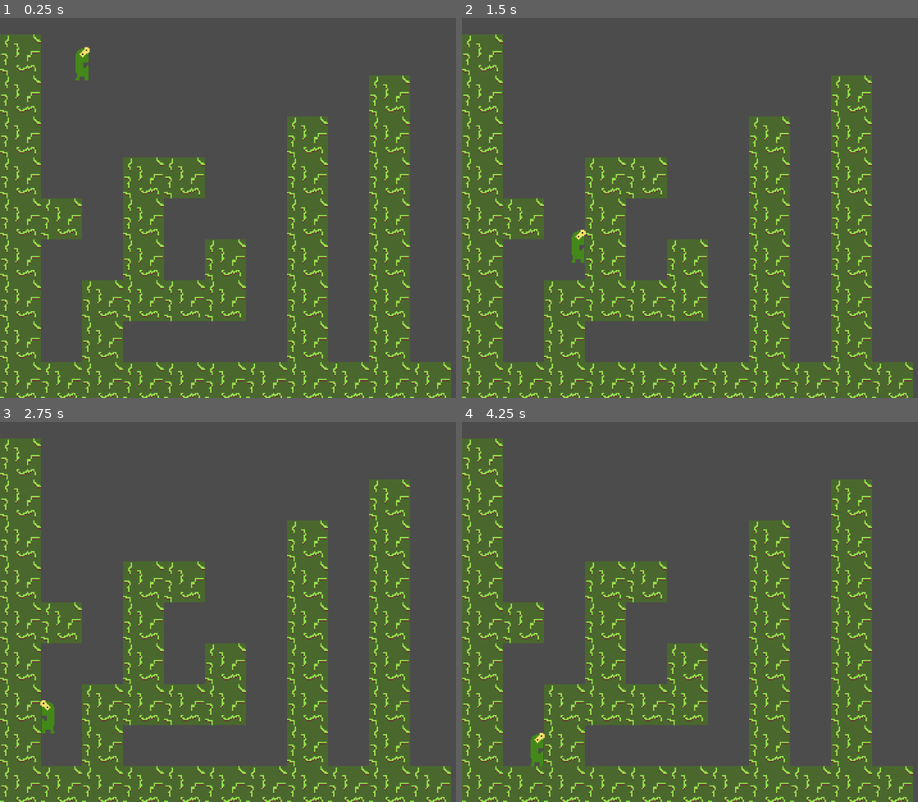
Above: before the commit, frames 1-4 (two rows, left to right).
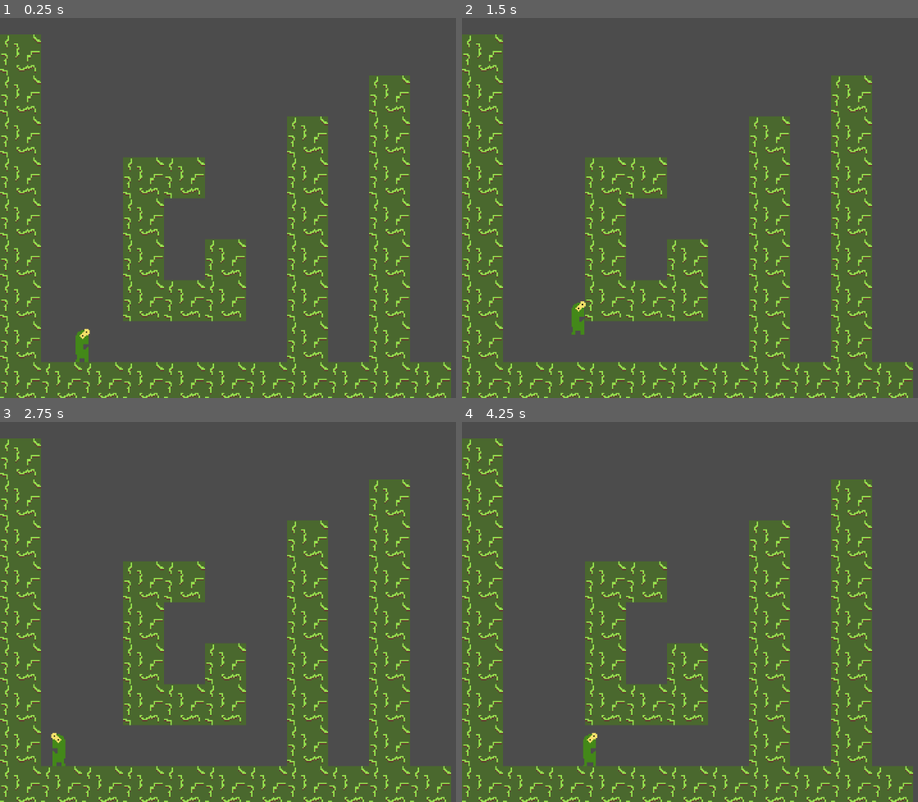
Above: after the commit, the same moments.

Repository: CodeChomper/LDjam41
Game: Godot game, scene res://scenes/TestMap.tscn
Two runs of this game, one before a commit and one after it. Both use one fixed random seed, a clock stepped at 60 frames per second and the inputs below.
Inputs:
- Up to frame 1 (0.25 s): no input
- Up to frame 2 (1.5 s): hold Right (ui_right) from 0.53 s (still down); tap Up (ui_up) at 0.77 s
- Up to frame 3 (2.75 s): tap Up (ui_up) at 1.52 s; release Right (ui_right) at 2.03 s; hold Left (ui_left) from 2.03 s (still down)
- Up to frame 4 (4.25 s): release Left (ui_left) at 2.78 s; hold Right (ui_right) from 2.78 s (still down); tap Up (ui_up) at 3.02, 3.77 s

The runs differ from the first frame. In frame 1, 3.2% of the frame differs, in the area x 8-27%, y 7-91%; in frame 2, 3.0%; in frame 3, 3.3%, in the area x 8-27%, y 47-91%; in frame 4, 3.2%.

Commit message:
Have basic animations in

Diff:
--- a/scenes/Player.tscn
+++ b/scenes/Player.tscn
@@ -1,13 +1,32 @@
-[gd_scene load_steps=5 format=2]
+[gd_scene load_steps=11 format=2]
 
 [ext_resource path="res://scripts/Player.gd" type="Script" id=1]
-[ext_resource path="res://art/player.png" type="Texture" id=2]
-[ext_resource path="res://sounds/Death.ogg" type="AudioStream" id=3]
+[ext_resource path="res://art/PlayerIdle/frame1.png" type="Texture" id=2]
+[ext_resource path="res://art/PlayerIdle/frame2.png" type="Texture" id=3]
+[ext_resource path="res://art/PlayerWalk/frame1.png" type="Texture" id=4]
+[ext_resource path="res://art/PlayerWalk/frame2.png" type="Texture" id=5]
+[ext_resource path="res://art/PlayerWalk/frame3.png" type="Texture" id=6]
+[ext_resource path="res://art/PlayerWalk/frame4.png" type="Texture" id=7]
+[ext_resource path="res://sounds/Death.ogg" type="AudioStream" id=8]
 
-[sub_resource type="RectangleShape2D" id=1]
+[sub_resource type="SpriteFrames" id=1]
+
+animations = [ {
+"frames": [ ExtResource( 2 ), ExtResource( 3 ) ],
+"loop": true,
+"name": "Idle",
+"speed": 5.0
+}, {
+"frames": [ ExtResource( 4 ), ExtResource( 5 ), ExtResource( 6 ), ExtResource( 7 ) ],
+"loop": true,
+"name": "Walk",
+"speed": 20.0
+} ]
+
+[sub_resource type="RectangleShape2D" id=2]
 
 custom_solver_bias = 0.0
-extents = Vector2( 11.1427, 25.6906 )
+extents = Vector2( 10.6046, 25.4097 )
 
 [node name="Player" type="KinematicBody2D" index="0"]
 
@@ -18,18 +37,22 @@
 collision/safe_margin = 0.08
 script = ExtResource( 1 )
 
-[node name="Sprite" type="Sprite" parent="." index="0"]
+[node name="Sprite" type="AnimatedSprite" parent="." index="0"]
 
-texture = ExtResource( 2 )
+scale = Vector2( 2, 2 )
+frames = SubResource( 1 )
+animation = "Idle"
+playing = true
+_sections_unfolded = [ "Transform" ]
 
 [node name="CollisionShape2D" type="CollisionShape2D" parent="." index="1"]
 
-position = Vector2( 0.193726, 6.58618 )
-shape = SubResource( 1 )
+position = Vector2( 0.0359497, 6.74394 )
+shape = SubResource( 2 )
 
 [node name="DeathSound" type="AudioStreamPlayer" parent="." index="2"]
 
-stream = ExtResource( 3 )
+stream = ExtResource( 8 )
 volume_db = 0.0
 autoplay = false
 mix_target = 0
--- a/scenes/TestMap.tscn
+++ b/scenes/TestMap.tscn
@@ -3,7 +3,7 @@
 [ext_resource path="res://scenes/Block01.tscn" type="PackedScene" id=1]
 [ext_resource path="res://scenes/Player.tscn" type="PackedScene" id=2]
 
-[node name="Node" type="Node" index="0"]
+[node name="Node" type="Node"]
 
 [node name="Level" type="Node" parent="." index="0"]
 
@@ -51,137 +51,125 @@
 
 position = Vector2( 672, 576 )
 
-[node name="Block12" parent="Level" index="11" instance=ExtResource( 1 )]
-
-position = Vector2( 160, 512 )
-
-[node name="Block13" parent="Level" index="12" instance=ExtResource( 1 )]
+[node name="Block13" parent="Level" index="11" instance=ExtResource( 1 )]
 
 position = Vector2( 32, 512 )
 
-[node name="Block32" parent="Level" index="13" instance=ExtResource( 1 )]
+[node name="Block32" parent="Level" index="12" instance=ExtResource( 1 )]
 
 position = Vector2( 480, 512 )
 
-[node name="Block44" parent="Level" index="14" instance=ExtResource( 1 )]
+[node name="Block44" parent="Level" index="13" instance=ExtResource( 1 )]
 
 position = Vector2( 608, 512 )
 
-[node name="Block14" parent="Level" index="15" instance=ExtResource( 1 )]
+[node name="Block14" parent="Level" index="14" instance=ExtResource( 1 )]
 
 position = Vector2( 32, 448 )
 
-[node name="Block31" parent="Level" index="16" instance=ExtResource( 1 )]
+[node name="Block31" parent="Level" index="15" instance=ExtResource( 1 )]
 
 position = Vector2( 480, 448 )
 
-[node name="Block39" parent="Level" index="17" instance=ExtResource( 1 )]
+[node name="Block39" parent="Level" index="16" instance=ExtResource( 1 )]
 
 position = Vector2( 608, 448 )
 
-[node name="Block15" parent="Level" index="18" instance=ExtResource( 1 )]
+[node name="Block15" parent="Level" index="17" instance=ExtResource( 1 )]
 
 position = Vector2( 32, 384 )
 
-[node name="Block36" parent="Level" index="19" instance=ExtResource( 1 )]
+[node name="Block36" parent="Level" index="18" instance=ExtResource( 1 )]
 
 position = Vector2( 480, 384 )
 
-[node name="Block45" parent="Level" index="20" instance=ExtResource( 1 )]
+[node name="Block45" parent="Level" index="19" instance=ExtResource( 1 )]
 
 position = Vector2( 608, 384 )
 
-[node name="Block16" parent="Level" index="21" instance=ExtResource( 1 )]
+[node name="Block16" parent="Level" index="20" instance=ExtResource( 1 )]
 
 position = Vector2( 32, 320 )
 
-[node name="Block35" parent="Level" index="22" instance=ExtResource( 1 )]
+[node name="Block35" parent="Level" index="21" instance=ExtResource( 1 )]
 
 position = Vector2( 480, 320 )
 
-[node name="Block41" parent="Level" index="23" instance=ExtResource( 1 )]
+[node name="Block41" parent="Level" index="22" instance=ExtResource( 1 )]
 
 position = Vector2( 608, 320 )
 
-[node name="Block17" parent="Level" index="24" instance=ExtResource( 1 )]
+[node name="Block17" parent="Level" index="23" instance=ExtResource( 1 )]
 
 position = Vector2( 32, 256 )
 
-[node name="Block37" parent="Level" index="25" instance=ExtResource( 1 )]
+[node name="Block37" parent="Level" index="24" instance=ExtResource( 1 )]
 
 position = Vector2( 480, 256 )
 
-[node name="Block43" parent="Level" index="26" instance=ExtResource( 1 )]
+[node name="Block43" parent="Level" index="25" instance=ExtResource( 1 )]
 
 position = Vector2( 608, 256 )
 
-[node name="Block18" parent="Level" index="27" instance=ExtResource( 1 )]
+[node name="Block18" parent="Level" index="26" instance=ExtResource( 1 )]
 
 position = Vector2( 32, 192 )
 
-[node name="Block38" parent="Level" index="28" instance=ExtResource( 1 )]
+[node name="Block38" parent="Level" index="27" instance=ExtResource( 1 )]
 
 position = Vector2( 480, 192 )
 
-[node name="Block42" parent="Level" index="29" instance=ExtResource( 1 )]
+[node name="Block42" parent="Level" index="28" instance=ExtResource( 1 )]
 
 position = Vector2( 608, 192 )
 
-[node name="Block19" parent="Level" index="30" instance=ExtResource( 1 )]
+[node name="Block19" parent="Level" index="29" instance=ExtResource( 1 )]
 
 position = Vector2( 32, 128 )
 
-[node name="Block40" parent="Level" index="31" instance=ExtResource( 1 )]
+[node name="Block40" parent="Level" index="30" instance=ExtResource( 1 )]
 
 position = Vector2( 608, 128 )
 
-[node name="Block20" parent="Level" index="32" instance=ExtResource( 1 )]
+[node name="Block20" parent="Level" index="31" instance=ExtResource( 1 )]
 
 position = Vector2( 32, 64 )
 
-[node name="Block21" parent="Level" index="33" instance=ExtResource( 1 )]
-
-position = Vector2( 160, 448 )
-
-[node name="Block22" parent="Level" index="34" instance=ExtResource( 1 )]
+[node name="Block22" parent="Level" index="32" instance=ExtResource( 1 )]
 
 position = Vector2( 224, 448 )
 
-[node name="Block23" parent="Level" index="35" instance=ExtResource( 1 )]
+[node name="Block23" parent="Level" index="33" instance=ExtResource( 1 )]
 
 position = Vector2( 288, 448 )
 
-[node name="Block24" parent="Level" index="36" instance=ExtResource( 1 )]
+[node name="Block24" parent="Level" index="34" instance=ExtResource( 1 )]
 
 position = Vector2( 224, 384 )
 
-[node name="Block25" parent="Level" index="37" instance=ExtResource( 1 )]
+[node name="Block25" parent="Level" index="35" instance=ExtResource( 1 )]
 
 position = Vector2( 224, 320 )
 
-[node name="Block26" parent="Level" index="38" instance=ExtResource( 1 )]
-
-position = Vector2( 96, 320 )
-
-[node name="Block27" parent="Level" index="39" instance=ExtResource( 1 )]
+[node name="Block27" parent="Level" index="36" instance=ExtResource( 1 )]
 
 position = Vector2( 224, 256 )
 
-[node name="Block28" parent="Level" index="40" instance=ExtResource( 1 )]
+[node name="Block28" parent="Level" index="37" instance=ExtResource( 1 )]
 
 position = Vector2( 288, 256 )
 
-[node name="Block29" parent="Level" index="41" instance=ExtResource( 1 )]
+[node name="Block29" parent="Level" index="38" instance=ExtResource( 1 )]
 
 position = Vector2( 352, 448 )
 
-[node name="Block30" parent="Level" index="42" instance=ExtResource( 1 )]
+[node name="Block30" parent="Level" index="39" instance=ExtResource( 1 )]
 
 position = Vector2( 352, 384 )
 
 [node name="Player" parent="." index="1" instance=ExtResource( 2 )]
 
-position = Vector2( 128, 32 )
+position = Vector2( 128, 512 )
 
 [node name="ResponTimer" type="Timer" parent="." index="2"]
 
--- a/scripts/Player.gd
+++ b/scripts/Player.gd
@@ -41,6 +41,12 @@
 	handleJumps()
 
 	motion = move_and_slide(motion, UP)
+
+	if is_on_floor() and abs(motion.x) > 0.5:
+		$Sprite.play("Walk")
+	else:
+		$Sprite.play("Idle")
+
 	pass
 
 func handleJumps():
Binary file added: art/PlayerIdle/frame1.png
Not shown, added: art/PlayerIdle/frame1.png.import
Binary file added: art/PlayerIdle/frame2.png
Not shown, added: art/PlayerIdle/frame2.png.import
Binary file added: art/PlayerWalk/frame1.png
Not shown, added: art/PlayerWalk/frame1.png.import
Binary file added: art/PlayerWalk/frame2.png
Not shown, added: art/PlayerWalk/frame2.png.import
Binary file added: art/PlayerWalk/frame3.png
Not shown, added: art/PlayerWalk/frame3.png.import
Binary file added: art/PlayerWalk/frame4.png
Not shown, added: art/PlayerWalk/frame4.png.import
